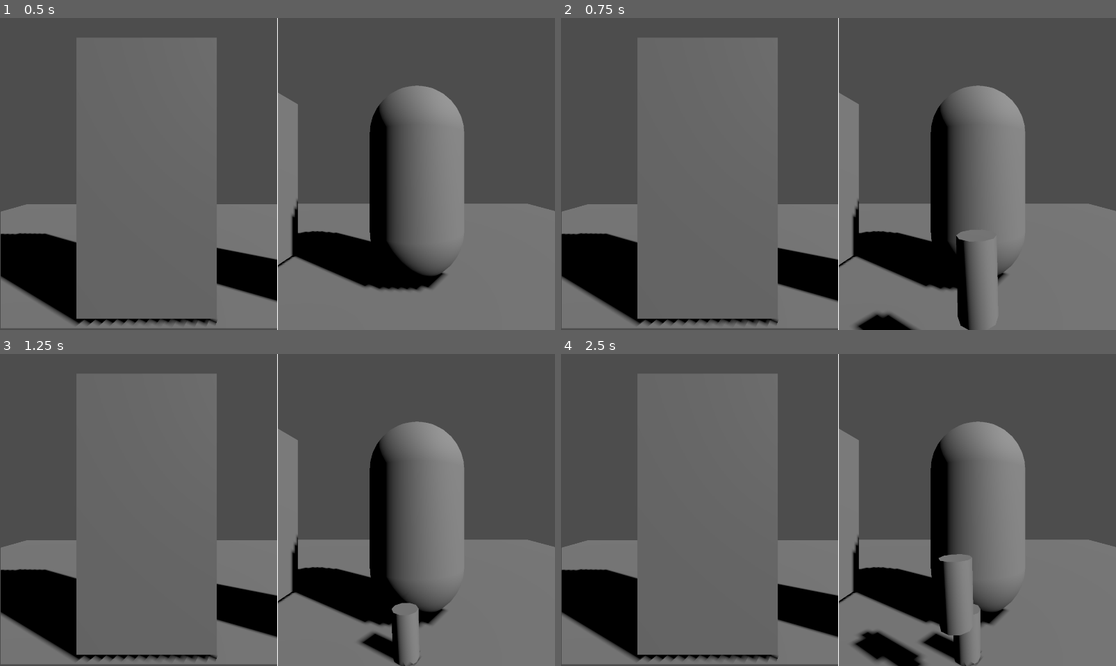
Above: before the commit, frames 1-4 (two rows, left to right).
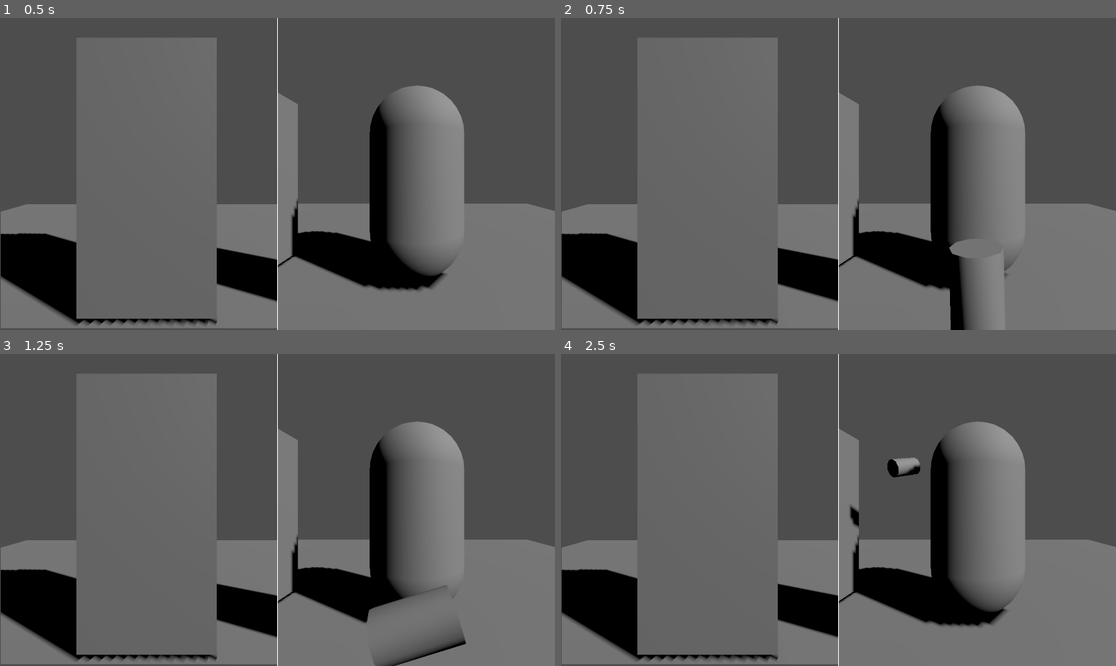
Above: after the commit, the same moments.

Repository: tombuben/automat
Game: Godot game, scene res://Scenes/main_scene.tscn
Same seed, same stepped clock (60 frames per second), same inputs: the game is played once before the commit and once after it. The project has no main scene, so this scene is started directly.
Inputs (mouse positions are in pixels of both pictures, inside the frame that each line leads up to):
- Up to frame 1 (0.5 s): no input
- Up to frame 2 (0.75 s): tap Enter at 0.5 s; move the mouse to (960, 158) at 0.52 s; click (960, 158) at 0.67 s
- Up to frame 3 (1.25 s): no input
- Up to frame 4 (2.5 s): move the mouse to (727, 525) at 1.27 s; click (727, 525) at 1.42 s; move the mouse to (894, 441) at 2.02 s; click (894, 441) at 2.17 s

Frame 1 is identical in both runs. In frame 2, 1.3% of the frame differs, in the area x 52-80%, y 67-100%; in frame 3, 1.9%; in frame 4, 3.1%, in the area x 51-76%, y 33-100%.
Error after the commit: Cannot call method 'stop' on a null value. (res://Scenes/world_view.gd:65)

Commit message:
Item now rotates to face when charged

Diff:
--- a/Scenes/main_scene.tscn
+++ b/Scenes/main_scene.tscn
@@ -24,6 +24,9 @@
 [node name="DirectionalLight3D" type="DirectionalLight3D" parent="."]
 transform = Transform3D(0.54822, -0.503586, 0.667724, 0, 0.798394, 0.602136, -0.836334, -0.330103, 0.437696, 3.26873, 2.51421, 0)
 shadow_enabled = true
+
+[node name="RandomPerson" parent="." instance=ExtResource("3_jv6wh")]
+transform = Transform3D(1, 0, 0, 0, 1, 0, 0, 0, 1, 0.941919, 1.05, 0.190989)
 
 [node name="Control" type="Control" parent="."]
 layout_mode = 3
@@ -62,8 +65,8 @@
 script = ExtResource("1_52fb6")
 spawnItem = ExtResource("2_6l7je")
 
-[node name="RandomPerson" parent="Control/SubViewportContainer2/SubViewport" instance=ExtResource("3_jv6wh")]
-transform = Transform3D(1, 0, 0, 0, 1, 0, 0, 0, 1, 0.941919, 1.05, 0.190989)
+[node name="SpawnPosition" type="Node3D" parent="Control/SubViewportContainer2/SubViewport/WorldView"]
+transform = Transform3D(1, 0, 0, 0, 1, 0, 0, 0, 1, 0, -0.417351, -0.742975)
 
 [node name="ColorRect" type="ColorRect" parent="Control"]
 layout_mode = 2
--- a/Scenes/world_view.gd
+++ b/Scenes/world_view.gd
@@ -1,5 +1,6 @@
 extends Camera3D
 
+@onready var spawn_position = $SpawnPosition
 @export var spawnItem : PackedScene
 
 func _input(event) -> void:
@@ -27,32 +28,50 @@
 
 var object_to_shoot : RigidBody3D
 var charge_duration : float
+var rotated_fast : bool
+var tween : Tween
 
 func charge() -> void:
 	if object_to_shoot != null:
 		return
 	object_to_shoot = spawnItem.instantiate()
-	add_child(object_to_shoot)
-	object_to_shoot.position.z -= 1
-	object_to_shoot.position.y -= 0.5
+	spawn_position.add_child(object_to_shoot)
 	object_to_shoot.freeze = true
 	charge_duration = 0
+	rotated_fast = false
 
 
 func _process(delta: float) -> void:
 	if object_to_shoot != null:
-		object_to_shoot.rotate_z(charge_duration / 5)
+		spawn_position.rotate_z(charge_duration / 5)
 		charge_duration += delta
+
+		if rotated_fast == false and charge_duration > 1:
+			tween = get_tree().create_tween()
+
+			var target_rotation = Vector3(
+				deg_to_rad(90),
+				deg_to_rad(0),
+				deg_to_rad(0)
+			)
+
+			tween.tween_property(object_to_shoot, "rotation", target_rotation, 1)
+			rotated_fast = true
 
 func shoot(relative_angle) -> void:
 	if object_to_shoot == null:
 		return
 
+	tween.stop()
+	object_to_shoot.reparent(self)
 	object_to_shoot.freeze = false
-	var applied_force = transform.basis.z * (-charge_duration * 5 - 1) + transform.basis.y * 1
+	var applied_force = transform.basis.z * (-charge_duration * 5 - 1) + transform.basis.y * 3
 
 	applied_force = applied_force.rotated(-transform.basis.y, deg_to_rad(relative_angle.x))
+
+	# i shouldn't rotate this by this horizon, i should push the applied force vector up and down
 	applied_force = applied_force.rotated(-transform.basis.x, deg_to_rad(relative_angle.y))
 	object_to_shoot.apply_central_impulse(applied_force)
 	object_to_shoot = null
 	charge_duration = 0
+	rotated_fast = false
--- a/Subscenes/random_item.tscn
+++ b/Subscenes/random_item.tscn
@@ -11,5 +11,5 @@
 
 [node name="CSGCylinder3D" type="CSGCylinder3D" parent="."]
 radius = 0.1
-height = 0.4
+height = 0.3
 sides = 10
